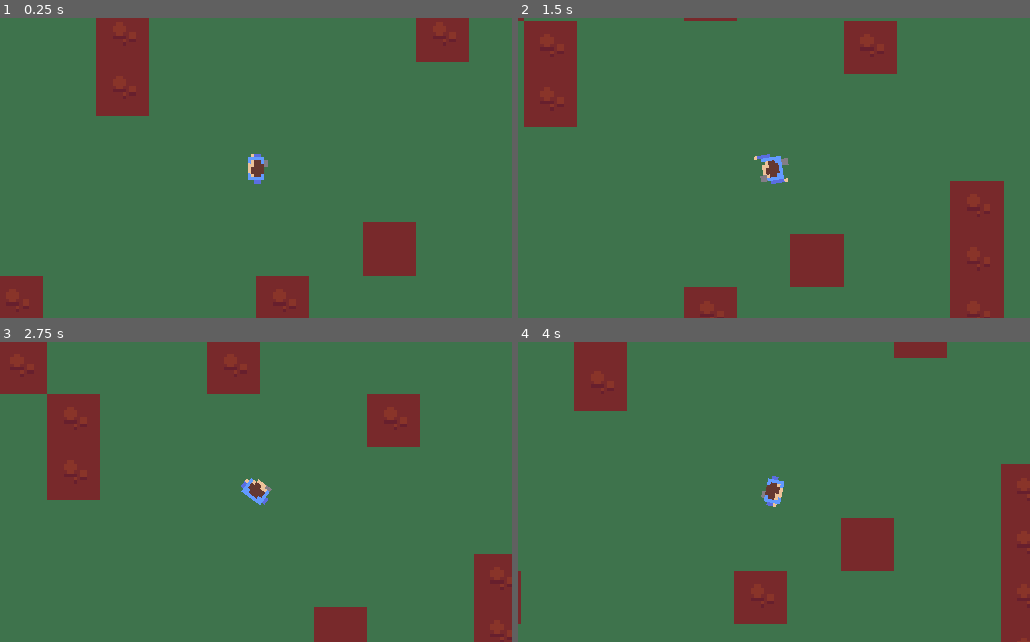
Above: before the commit, frames 1-4 (two rows, left to right).
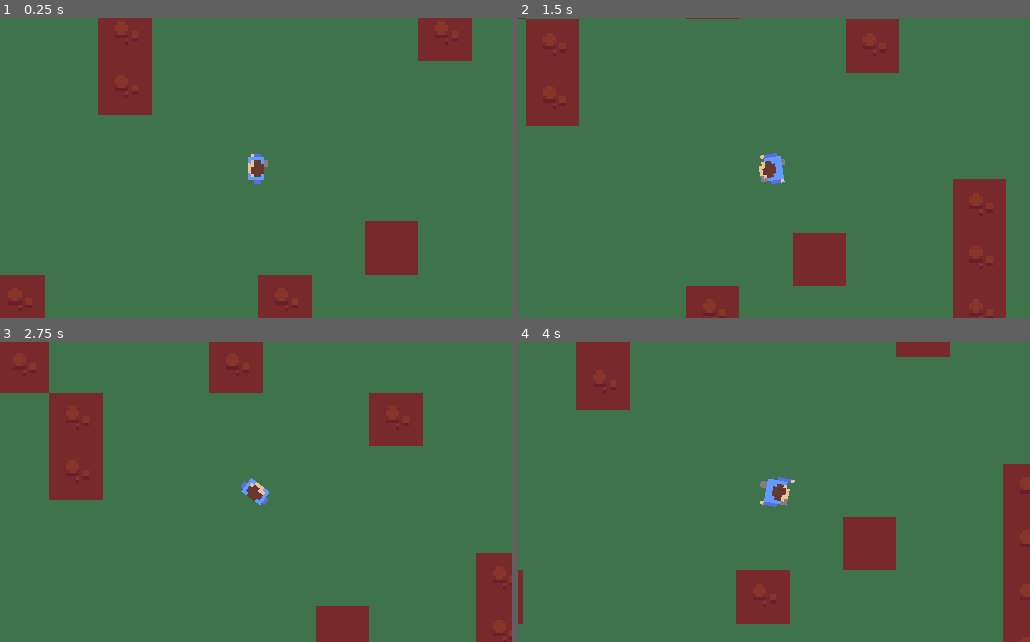
Above: after the commit, the same moments.

Repository: IVHM/Township
Game: Godot game, scene res://Scenes/NavMeshTest.tscn
Two runs of this game, one before a commit and one after it. Both use one fixed random seed, a clock stepped at 60 frames per second and the inputs below. The project has no main scene, so this scene is started directly.
Inputs (mouse positions are in pixels of both pictures, inside the frame that each line leads up to):
- Up to frame 1 (0.25 s): no input
- Up to frame 2 (1.5 s): move the mouse to (886, 153) at 0.52 s; click (886, 153) at 0.67 s; move the mouse to (671, 183) at 1.27 s; click (671, 183) at 1.42 s
- Up to frame 3 (2.75 s): move the mouse to (307, 426) at 2.02 s; click (307, 426) at 2.17 s
- Up to frame 4 (4 s): move the mouse to (748, 552) at 2.77 s; click (748, 552) at 2.92 s; move the mouse to (927, 537) at 3.52 s; click (927, 537) at 3.67 s

The runs differ from the first frame. In frame 1, 1.0% of the frame differs, in the area x 0-93%, y 0-100%; in frame 2, 1.8%, in the area x 0-96%, y 0-100%; in frame 3, 1.3%; in frame 4, 1.4%.
Error in both runs: Invalid get index 'type' (on base: 'Area2D'). (res://Objects/TownsfolkContainer.gd:48)

Commit message:
Cleaning up

Diff:
--- a/Scenes/NavMeshTest.gd
+++ b/Scenes/NavMeshTest.gd
@@ -42,7 +42,7 @@
 
 func _input(event):
 	if event is InputEventMouseButton:
-		pc.change_state(0)
+		#pc.change_state(0)
 		var new_end_point = get_global_mouse_position()
 		var new_start_point = pc.position
 		print("new_end_point", new_end_point, " : new_start_point", new_start_point)
--- a/Scenes/NavMeshTest.tscn
+++ b/Scenes/NavMeshTest.tscn
@@ -33,7 +33,7 @@
 script = ExtResource( 3 )
 
 [node name="Player" parent="MousePath" instance=ExtResource( 4 )]
-position = Vector2( 0.754707, -0.377354 )
+position = Vector2( 0.0759678, 0.0185776 )
 type = "player"
 speed = 40
 anim = [ "Idle", "Walking", "Talking", "Waving" ]
